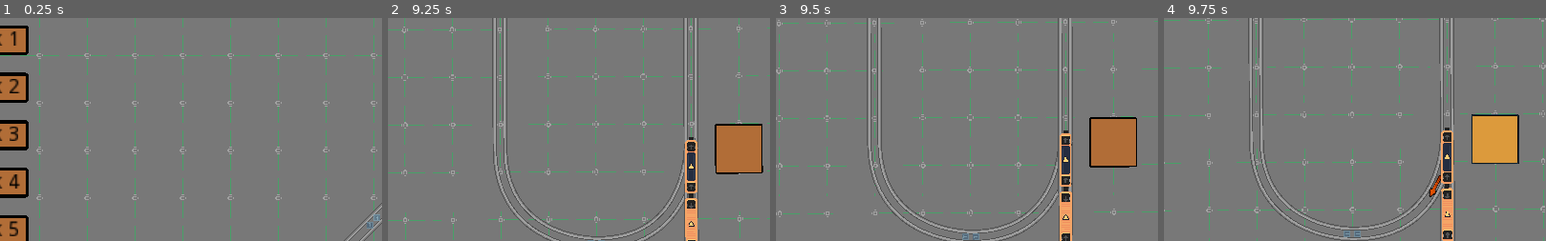
Above: before the commit, frames 1-4 (left to right).
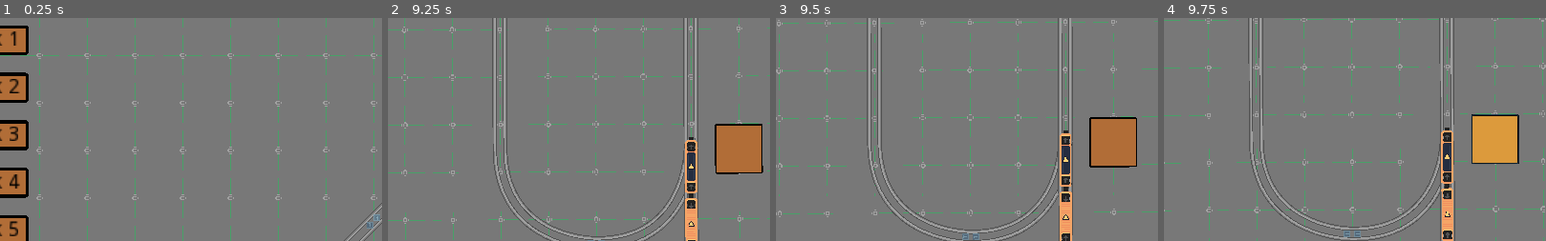
Above: after the commit, the same moments.

Repository: moonbench/simple-godot-train
Game: Godot game, scene res://Scenes/Game.tscn
Two runs of this game, one before a commit and one after it. Both use one fixed random seed, a clock stepped at 60 frames per second and the inputs below. The engine's default icon, where the game draws it, is replaced by a stand-in: a white triangle on a blue panel in a dark square.
Inputs (mouse positions are % of the whole screen's width and height, from its top left):
- Up to frame 1 (0.25 s): no input
- Up to frame 2 (9.25 s): click "Track 1" at 0.5 s; click "Menu" at 1.25 s; click (53, 90) at 2.02 s; click "Track 2" at 2.75 s; click (100, 59) at 3.52 s; click "Menu" at 4.25 s; click "Track 3" at 5 s; click (39, 81) at 5.77 s; click "Menu" at 6.5 s; click "Track 4" at 7.25 s; click "Menu" at 8 s; click "Track 5" at 8.75 s
- Up to frame 3 (9.5 s): no input
- Up to frame 4 (9.75 s): click (58, 52) at 9.52 s
The pictures show only the part of the screen within x 14-64%, y 24-74%; the shares and areas given below are measured in that part.

Frames 1-3 are identical in both runs. In frame 4, 0.2% of the frame differs, in the area x 69-76%, y 54-81%.

Commit message:
Prevent switching when train is on switch

Diff:
--- a/Scenes/TrackFollower.tscn
+++ b/Scenes/TrackFollower.tscn
@@ -3,7 +3,7 @@
 [ext_resource path="res://Assets/train_wheels.png" type="Texture" id=1]
 [ext_resource path="res://Scripts/TrackFollower.gd" type="Script" id=2]
 
-[node name="RailFollower" type="PathFollow2D"]
+[node name="RailFollower" type="PathFollow2D" groups=["train_wheels"]]
 z_index = 5
 loop = false
 script = ExtResource( 2 )
--- a/Scripts/TrackSwitch.gd
+++ b/Scripts/TrackSwitch.gd
@@ -29,6 +29,7 @@
 	 switch()
 
 func switch():
+	if _has_wheels_on(): return
 	direction = DIRECTIONS.LEFT if direction == DIRECTIONS.RIGHT else DIRECTIONS.RIGHT
 	_update_track_visuals()
 
@@ -49,6 +50,12 @@
 	connect("wheel_at_" + from_side, other_track, "enter_from_" + to_side)
 	other_track.connect("wheel_at_" + to_side, self, "enter_from_" + from_side)
 
+func _has_wheels_on():
+	for child in right_track.get_children():
+		if child.is_in_group("train_wheels"): return true
+	for child in left_track.get_children():
+		if child.is_in_group("train_wheels"): return true
+
 func _on_RightTrack_wheel_at_tail(wheel, extra, is_forward):
 	emit_signal("wheel_at_right", wheel, extra, is_forward)
 
